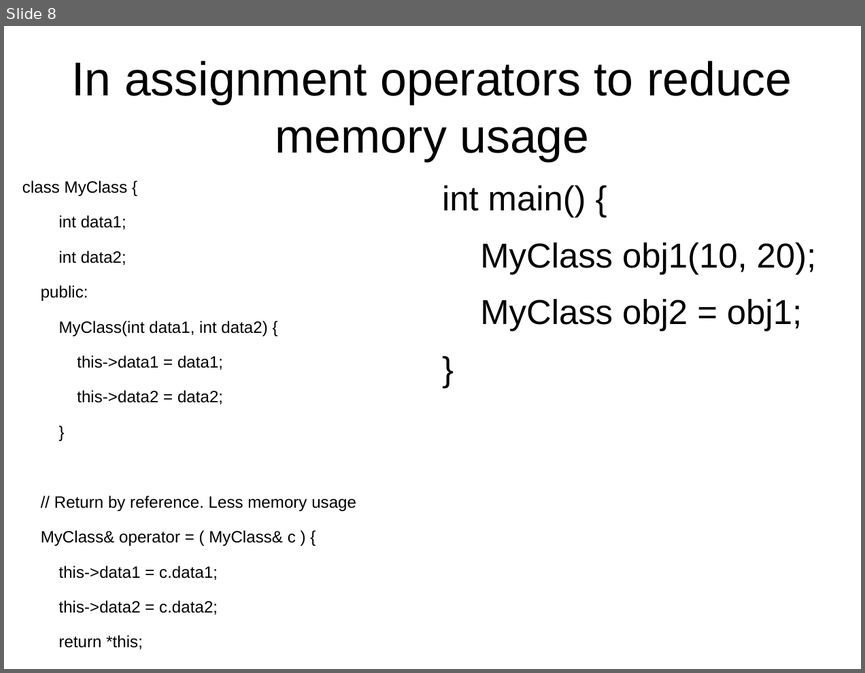
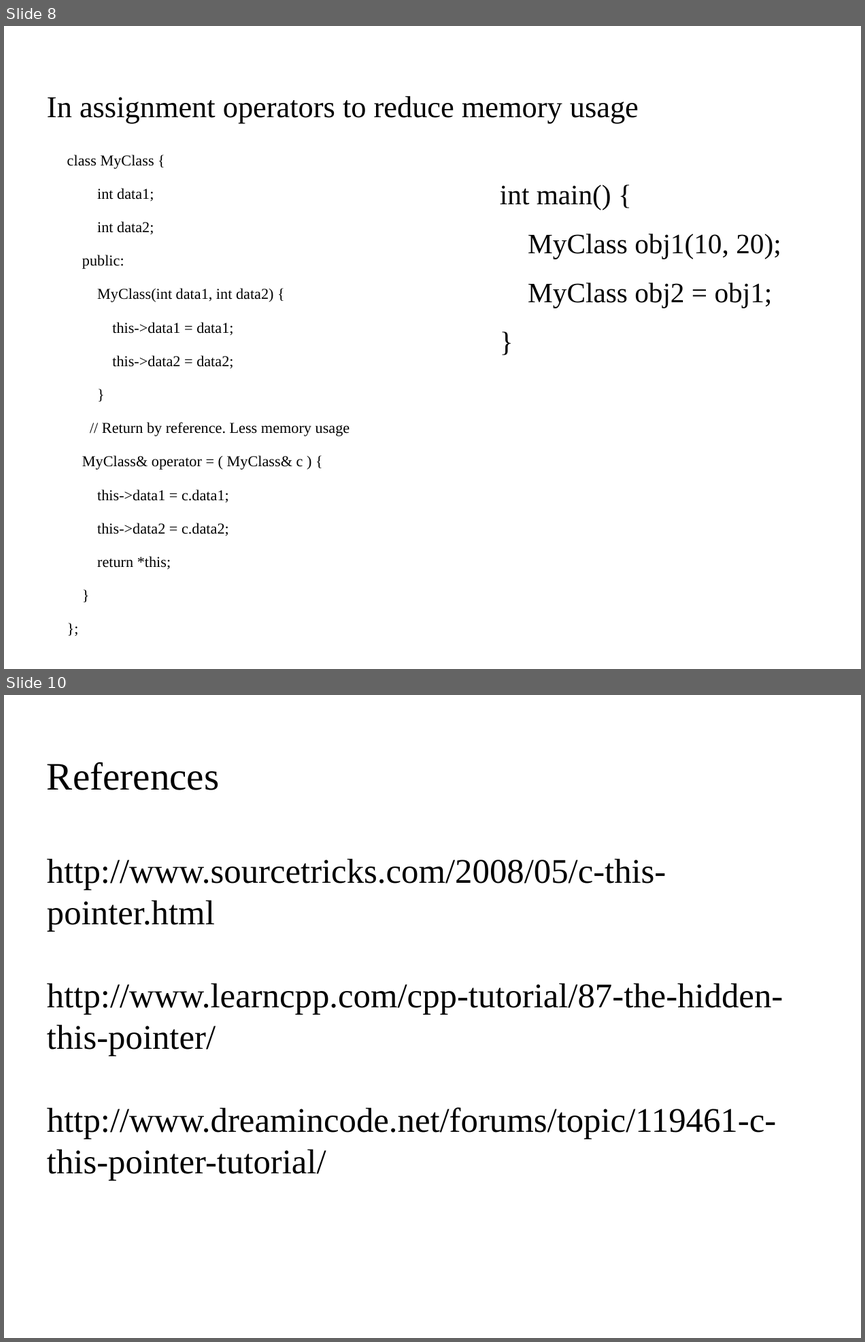
Before and after one commit to kks32/cpp-software-development, a slide deck: Ex8_Pointers_III/Ex8_Pointers-III.odp. Shown one above the other, each under a label of ours: slide 8 before the commit, slides 8 and 10 after it; the slides between them are not shown. The pictures are 865x673 and 865x1342 pixels, drawn with LibreOffice and Linux fonts; fonts in the diff are those of the drawing; background and template pictures are left out. Boxes give left, top, right and bottom in pixels: in the first picture for what was removed or moved away, otherwise in the second. Text is boxed around its words. In the diff, an @@ line names an element or a change of style, - is before the commit and + after.

```diff
--- a/Ex8_Pointers_III/Ex8_Pointers-III.odp
+++ b/Ex8_Pointers_III/Ex8_Pointers-III.odp
@@ slide 10 added at [4,695,861,1338], background picture (left out) @@
@@ title added at [47,762,219,790], 36 pt, text #000000 @@
+References
@@ subtitle added at [47,858,783,1180], 32 pt, text #000000 @@
+http://www.sourcetricks.com/2008/05/c-this-pointer.html
+http://www.learncpp.com/cpp-tutorial/87-the-hidden-this-pointer/
+http://www.dreamincode.net/forums/topic/119461-c-this-pointer-tutorial/
@@ slide 8 changed as well @@
@@ title "In assignment operators to reduce ...": place and size @@
-title "In assignment operators to reduce ..." at [71,61,791,161]
+title "In assignment operators to reduce ..." at [47,96,638,123]
@@ title "In assignment operators to reduce ..." at [47,96,638,123]: size 44 to 28 pt, font Arial to Times New Roman; alignment centre to left @@
@@ text "class MyClass {": place and size @@
-text "class MyClass {" at [22,180,356,649]
+text "class MyClass {" at [67,155,350,569]
@@ text "class MyClass {" at [67,155,350,569]: size 15.2 to 14 pt, font Arial to Times New Roman @@
@@ text "int main() {": place and size @@
-text "int main() {" at [442,185,816,331]
+text "int main() {" at [500,184,781,308]
@@ text "int main() {" at [500,184,781,308]: size 32 to 26 pt, font Arial to Times New Roman @@
```
Also in this commit, not shown: 7 other slides changed, 1 other slide added, 1 other file.
